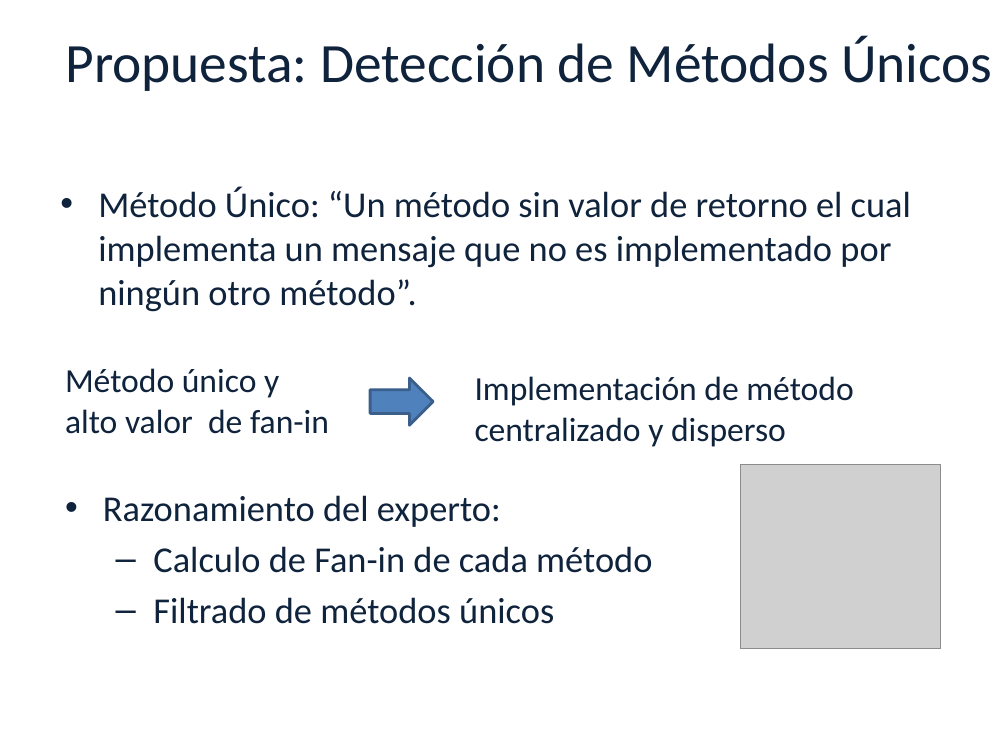
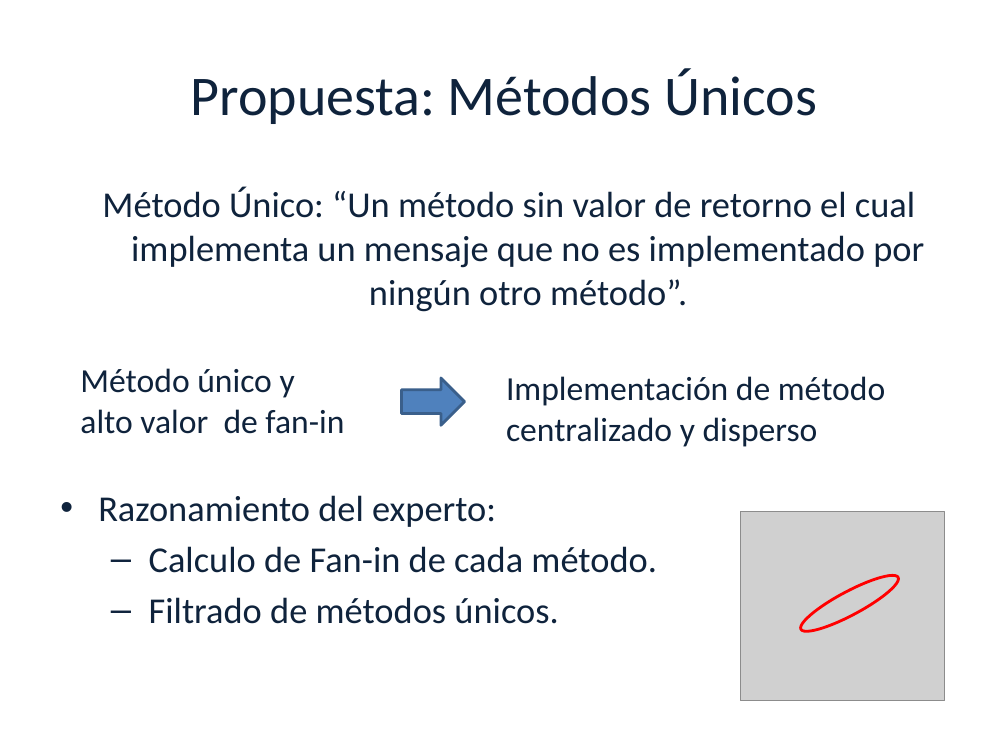
Before and after one commit to luciamasolaP/proyectofinal-informe, a slide deck: slide 19 of presentacion/Aspect Mining2-primera parte.pptx. Drawn at 1008x756 pixels with LibreOffice and Linux fonts; fonts in the diff are those of the drawing; grey boxes stand for pictures; background and template pictures are left out. Boxes give left, top, right and bottom in pixels: in the first picture for what was removed or moved away, otherwise in the second. Text is boxed around its words. In the diff, an @@ line names an element or a change of style, - is before the commit and + after.

```diff
--- a/presentacion/Aspect Mining2-primera parte.pptx
+++ b/presentacion/Aspect Mining2-primera parte.pptx
@@ title at (x1=191, y1=68, x2=817, y2=124): text changed; size 39.6 to 40 pt @@
-Propuesta: Detección de Métodos Únicos
+Propuesta: Métodos Únicos
@@ text "Método Único: “Un método sin ..." at (x1=102, y1=187, x2=924, y2=312): alignment left to centre; bullet • to none @@
@@ text "Método único y alto valor ..." moved from (x1=65, y1=368, x2=329, y2=434) to (x1=80, y1=368, x2=344, y2=434) @@
@@ right arrow moved from (x1=370, y1=378, x2=433, y2=425) to (x1=401, y1=378, x2=465, y2=425) @@
@@ text "Implementación de método centralizado y ..." moved from (x1=475, y1=376, x2=853, y2=447) to (x1=506, y1=376, x2=885, y2=447) @@
@@ text at (x1=98, y1=495, x2=496, y2=527): alignment left to justified @@
@@ picture resized from (x1=740, y1=465, x2=940, y2=648) to (x1=740, y1=512, x2=944, y2=702) @@
@@ text at (x1=149, y1=546, x2=657, y2=624): text changed @@
-  – Calculo de Fan-in de cada método
-  – Filtrado de métodos únicos
+  – Calculo de Fan-in de cada método.
+  – Filtrado de métodos únicos.
@@ ellipse added at (x1=795, y1=567, x2=903, y2=639), outline #FF0000 2 pt @@
```
Also in this commit, not shown: 16 other slides changed.
